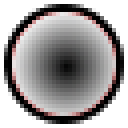
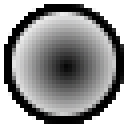
Layers edited between the first and the second 128px x 128px image:
moved "Border" above "gray", painted on it over [left=4, top=4, right=124, bottom=124]
